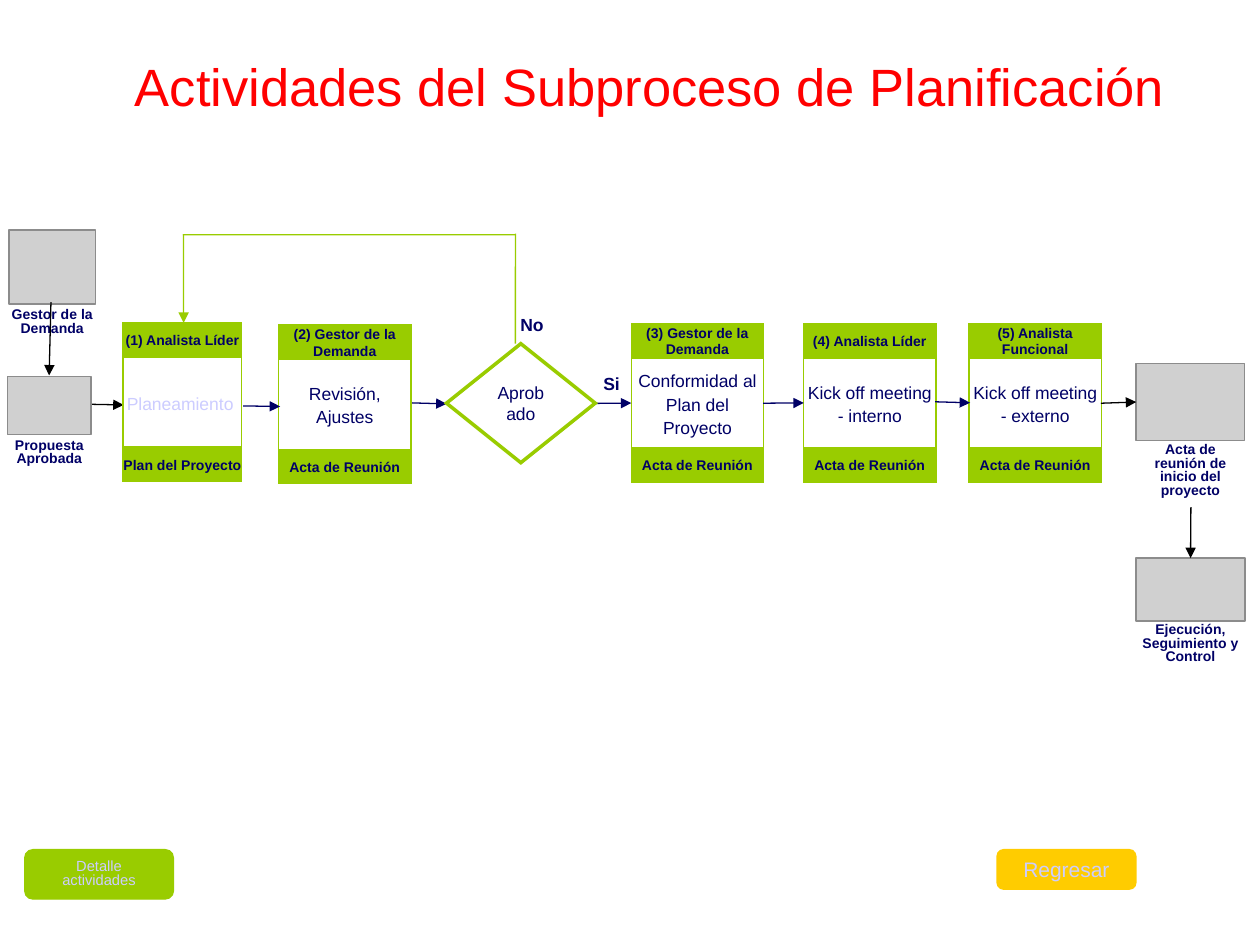
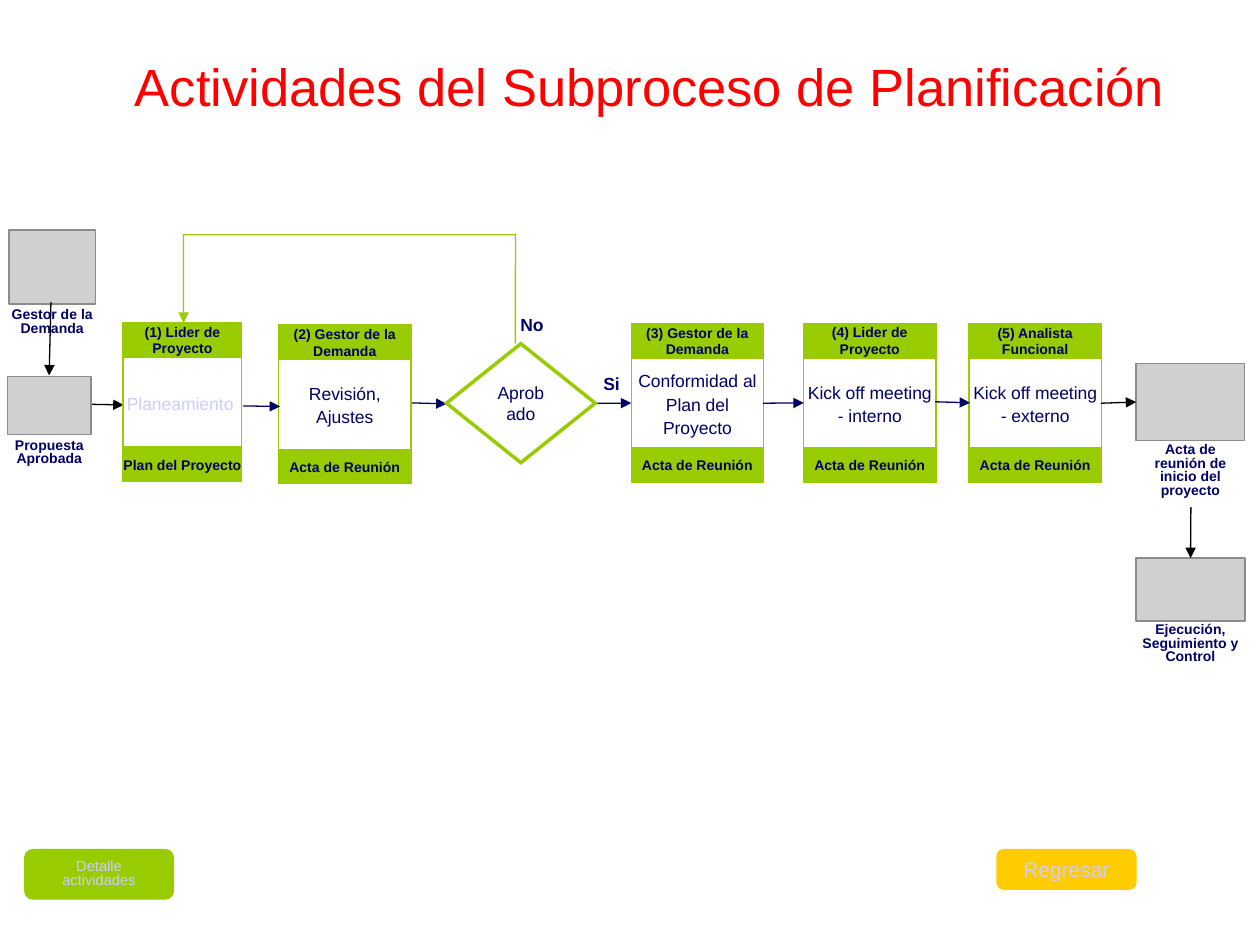
Before and after one commit to cjbensan/sistema-facturacion-inventario, a slide deck: slide 17 of CMMI-Nivel-2/PP-PMC/PGPRO_0.1_2015.ppt (slide 16 before the commit). Drawn at 1260x945 pixels with LibreOffice and Linux fonts; fonts in the diff are those of the drawing; grey boxes stand for pictures; background and template pictures are left out. Boxes give left, top, right and bottom in pixels: in the first picture for what was removed or moved away, otherwise in the second. Text is boxed around its words. In the diff, an @@ line names an element or a change of style, - is before the commit and + after.

```diff
--- a/CMMI-Nivel-2/PP-PMC/PGPRO_0.1_2015.ppt
+++ b/CMMI-Nivel-2/PP-PMC/PGPRO_0.1_2015.ppt
@@ text in rectangle at <box>145,327,220,356</box>: text changed @@
-(1) Analista Líder
+(1) Lider de Proyecto
@@ text in rectangle at <box>832,327,907,357</box>: text changed @@
-(4) Analista Líder
+(4) Lider de Proyecto
```
Also in this commit, not shown: 18 other slides changed, 1 slide added, 1 slide removed.
